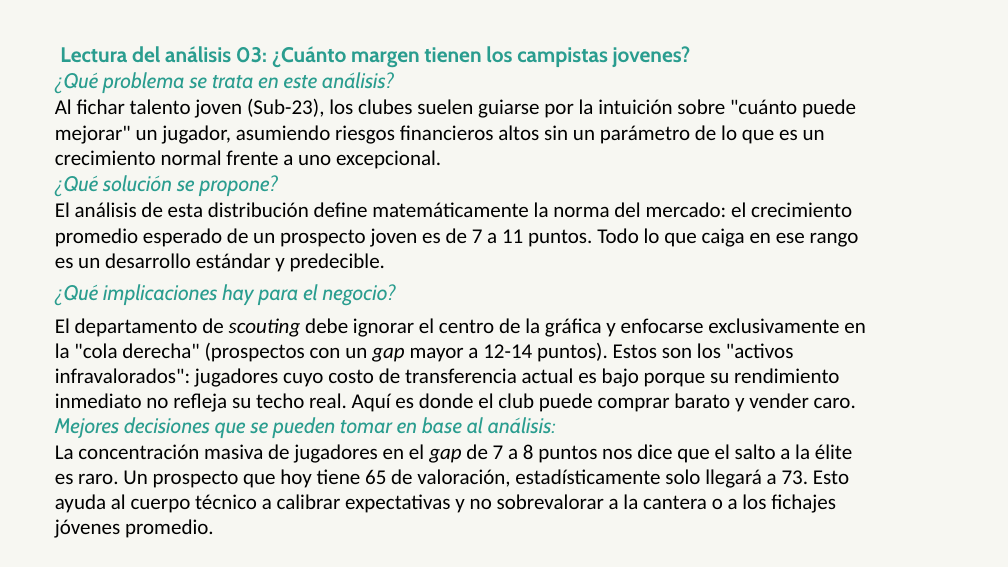
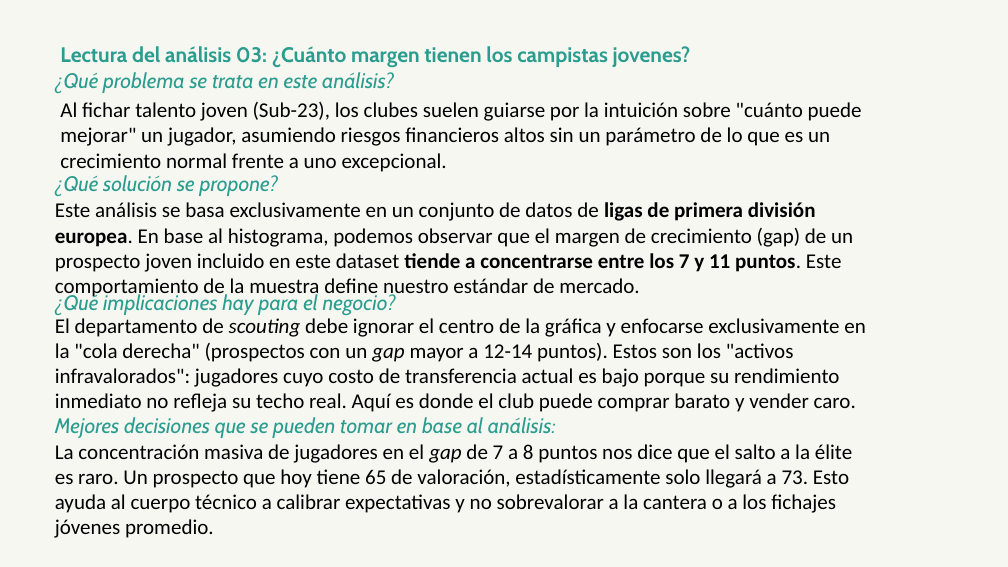
Before and after one commit to OssianV/Proyecto_analisis_soccer_europeo, a slide deck: slide 7 of OUTPUTS/presentacion_final_añadido karim.pptx. Drawn at 1008x567 pixels with LibreOffice and Linux fonts; fonts in the diff are those of the drawing. Boxes give left, top, right and bottom in pixels: in the first picture for what was removed or moved away, otherwise in the second. Text is boxed around its words. In the diff, an @@ line names an element or a change of style, - is before the commit and + after.

```diff
--- a/OUTPUTS/presentacion_final_añadido karim.pptx
+++ b/OUTPUTS/presentacion_final_añadido karim.pptx
@@ text "Al fichar talento joven (Sub-23), ...": place and size @@
-text "Al fichar talento joven (Sub-23), ..." at (55,99,856,169)
+text "Al fichar talento joven (Sub-23), ..." at (60,102,862,172)
@@ text at (55,202,853,300): text changed @@
-El análisis de esta distribución define matemáticamente la norma del mercado: el crecimiento promedio esperado de un prospecto joven es de 7 a 11 puntos. Todo lo que caiga en ese rango es un desarrollo estándar y predecible.
+Este análisis se basa exclusivamente en un conjunto de datos de ligas de primera división europea. En base al histograma, podemos observar que el margen de crecimiento (gap) de un prospecto joven incluido en este dataset tiende a concentrarse entre los 7 y 11 puntos. Este comportamiento de la muestra define nuestro estándar de mercado.
@@ text "¿Qué implicaciones hay para el ...": place and size @@
-text "¿Qué implicaciones hay para el ..." at (55,284,396,305)
+text "¿Qué implicaciones hay para el ..." at (55,293,396,315)
```
Also in this commit, not shown: 1 other slide changed.
